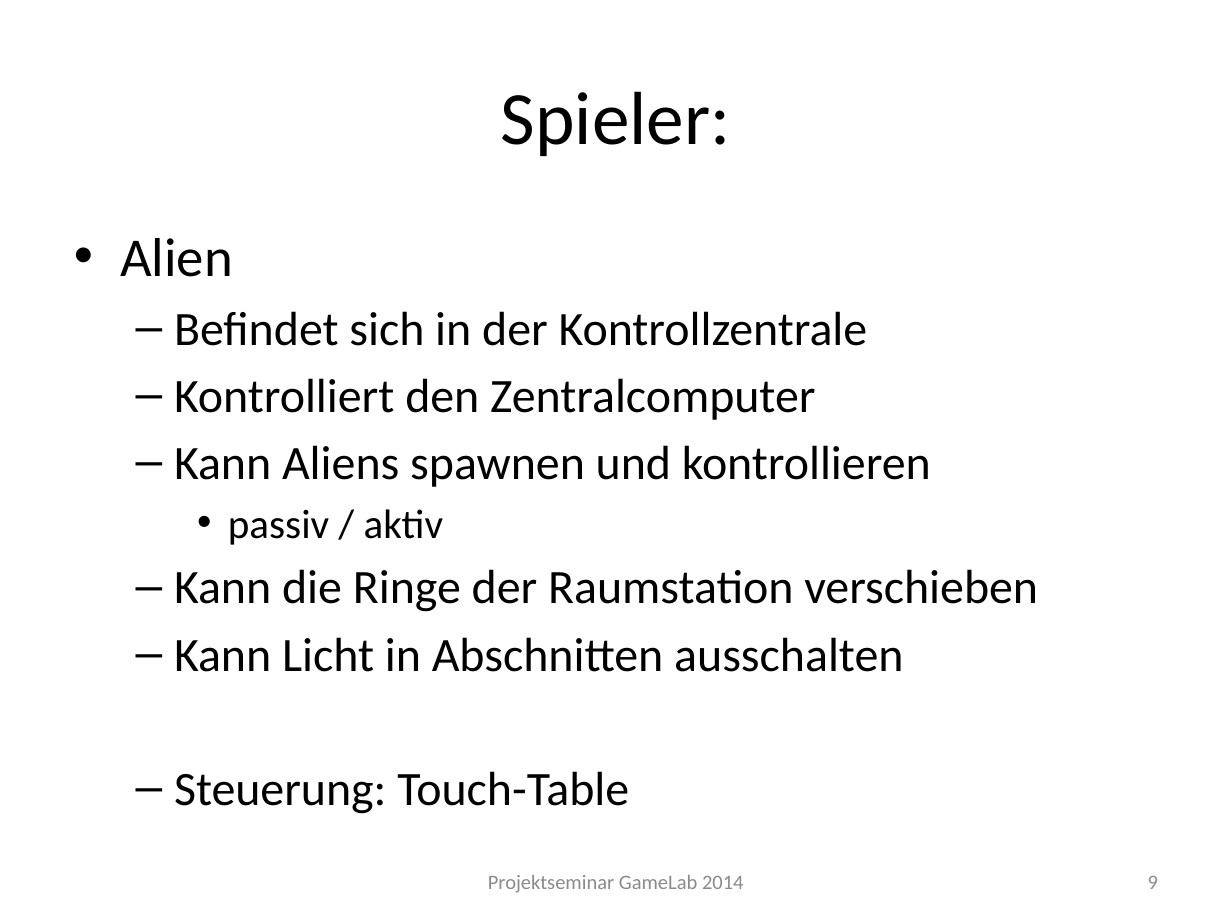
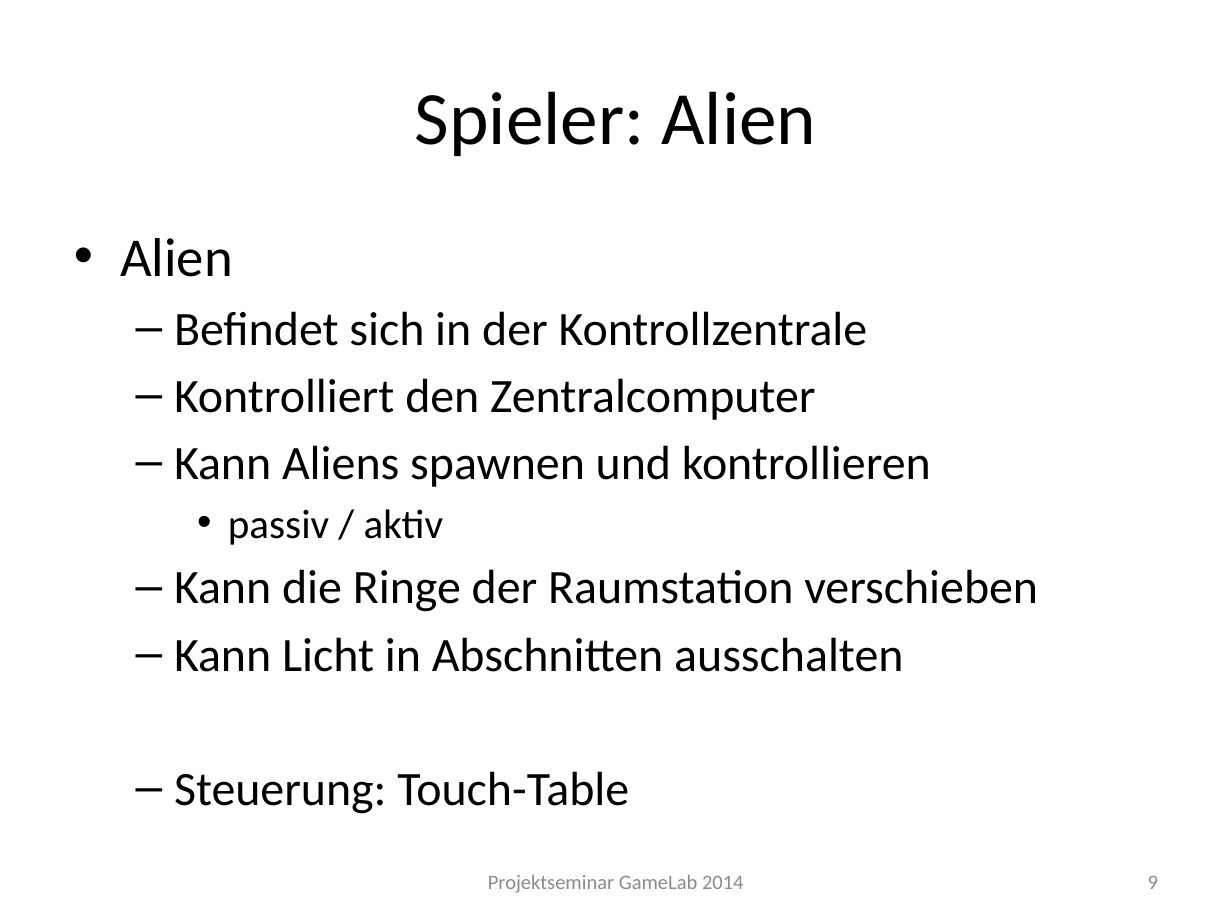
Before and after one commit to Instinctlol/gamelab2014, a slide deck: slide 9 of Abschlusspräsentation/SpielkonzeptFINAL.pptx. Drawn at 1232x924 pixels with LibreOffice and Linux fonts; fonts in the diff are those of the drawing; background and template pictures are left out. Boxes give left, top, right and bottom in pixels: in the first picture for what was removed or moved away, otherwise in the second. Text is boxed around its words. In the diff, an @@ line names an element or a change of style, - is before the commit and + after.

```diff
--- a/Abschlusspräsentation/SpielkonzeptFINAL.pptx
+++ b/Abschlusspräsentation/SpielkonzeptFINAL.pptx
@@ title at (415,91,816,156): text changed @@
-Spieler:
+Spieler: Alien
```
Also in this commit, not shown: 4 other slides changed, 1 other file.
